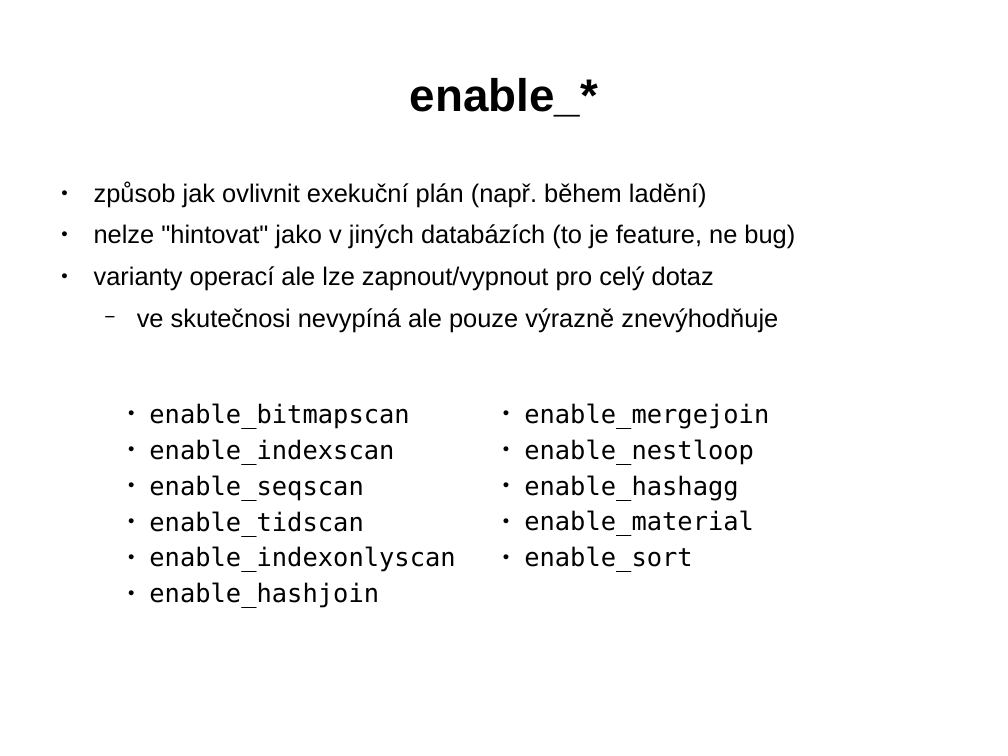
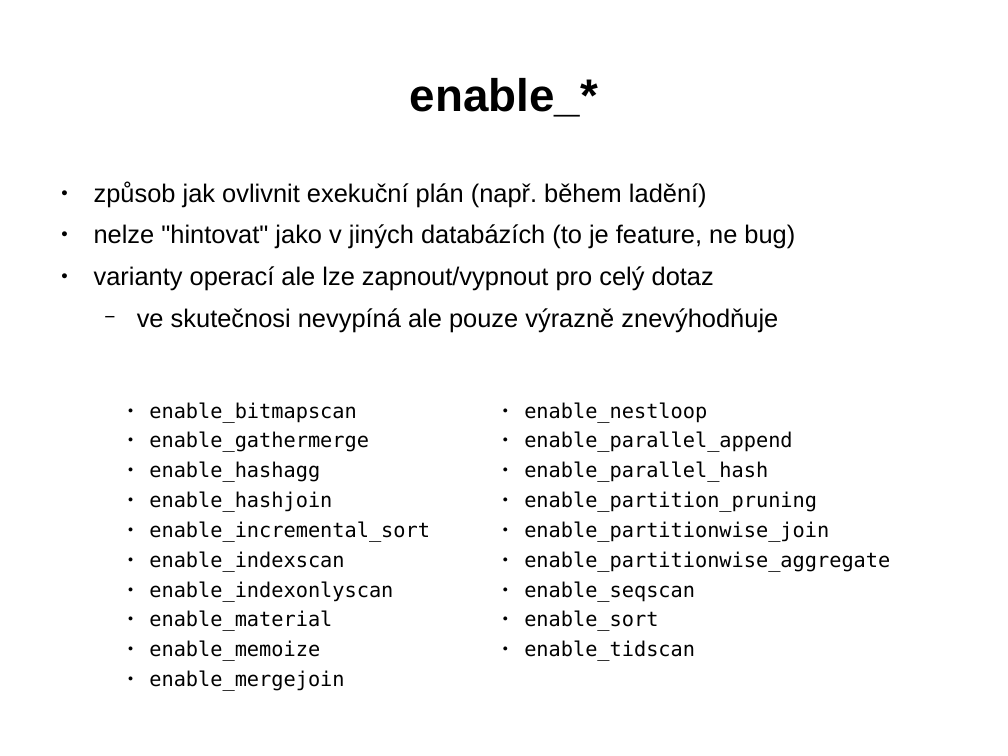
Before and after one commit to tvondra/explain_training, a slide deck: slide 35 of explain-training.odp (slide 34 before the commit). Drawn at 1008x756 pixels with LibreOffice and Linux fonts; fonts in the diff are those of the drawing. Boxes give left, top, right and bottom in pixels: in the first picture for what was removed or moved away, otherwise in the second. Text is boxed around its words. In the diff, an @@ line names an element or a change of style, - is before the commit and + after.

```diff
--- a/explain-training.odp
+++ b/explain-training.odp
@@ text at (149, 402, 393, 602): size 20 to 16 pt in "enable_bitmapscan", "enable_indexscan", "enable_indexonlyscan" @@
@@ text at (524, 403, 769, 429): paragraph removed @@
-● enable_mergejoin
@@ text at (524, 402, 707, 631): size 20 to 16 pt in "enable_nestloop", "enable_sort" @@
@@ text at (149, 431, 430, 542): paragraphs added @@
+● enable_gathermerge
+● enable_hashagg
+● enable_hashjoin
+● enable_incremental_sort
@@ text at (524, 431, 890, 602): text changed; size 20 to 16 pt @@
-● enable_hashagg
-● enable_material
+● enable_parallel_append
+● enable_parallel_hash
+● enable_partition_pruning
+● enable_partitionwise_join
+● enable_partitionwise_aggregate
+● enable_seqscan
@@ text at (149, 475, 363, 532): paragraphs removed @@
-● enable_seqscan
-● enable_tidscan
@@ text at (149, 610, 344, 691): text changed; size 20 to 16 pt @@
-● enable_hashjoin
+● enable_material
+● enable_memoize
+● enable_mergejoin
@@ text at (524, 640, 695, 661): paragraph added @@
+● enable_tidscan
```
Also in this commit, not shown: 5 other slides changed, 3 slides added, 2 other files.
